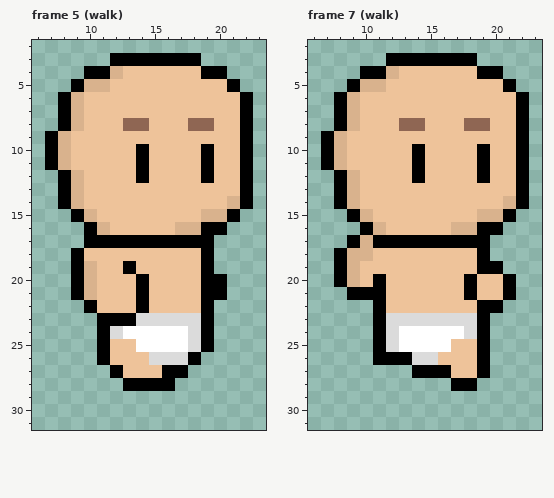
Edited in one commit: pixel-art file (WoW.Client/Content/Data/Characters/human_spritesheet.ase). This is how it looked before the edit.
32x32 pixels, 7 frames. Shown: frame 5 (walk): x 6..23, y 2..31; frame 7 (walk): x 6..23, y 2..31. The commit also changed other frames, which this record leaves out.
After:
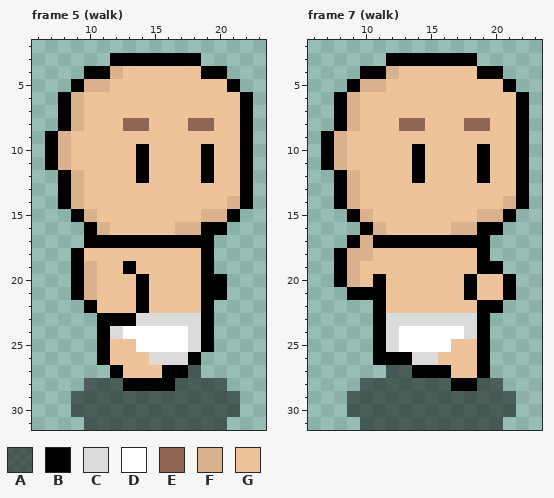
Palette (. is transparent): A #00000080  B #000000  C #dbdbdb  D #ffffff  E #8f6653  F #d9b28d  G #eec39a
The edit:
{"change": "layer \"Shadow\" opacity 50% added"}
{"where": "frame 5 (walk), layer \"Shadow\""}
{"frame":5,"y":27,"x":18,"old":".","new":"A"}
{"frame":5,"y":28,"x":10,"old":"...","new":"AAA"}
{"frame":5,"y":28,"x":17,"old":"....","new":"AAAA"}
{"frame":5,"y":29,"x":9,"old":".............","new":"AAAAAAAAAAAAA"}
{"frame":5,"y":30,"x":9,"old":".............","new":"AAAAAAAAAAAAA"}
{"frame":5,"y":31,"x":10,"old":"...........","new":"AAAAAAAAAAA"}
{"where": "frame 7 (walk), layer \"Shadow\""}
{"frame":7,"y":27,"x":12,"old":"..","new":"AA"}
{"frame":7,"y":28,"x":10,"old":".......","new":"AAAAAAA"}
{"frame":7,"y":28,"x":19,"old":"..","new":"AA"}
{"frame":7,"y":29,"x":9,"old":".............","new":"AAAAAAAAAAAAA"}
{"frame":7,"y":30,"x":9,"old":".............","new":"AAAAAAAAAAAAA"}
{"frame":7,"y":31,"x":10,"old":"...........","new":"AAAAAAAAAAA"}
{"label":"added","picture_box":[71,365,240,430]}
{"label":"added","picture_box":[347,365,516,430]}
